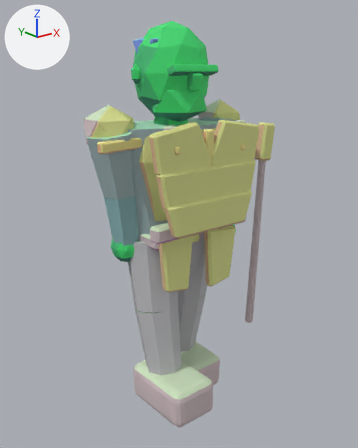
A saved change to the glTF model assets/exports/npc/npc_guard_up_r_v01.glb.
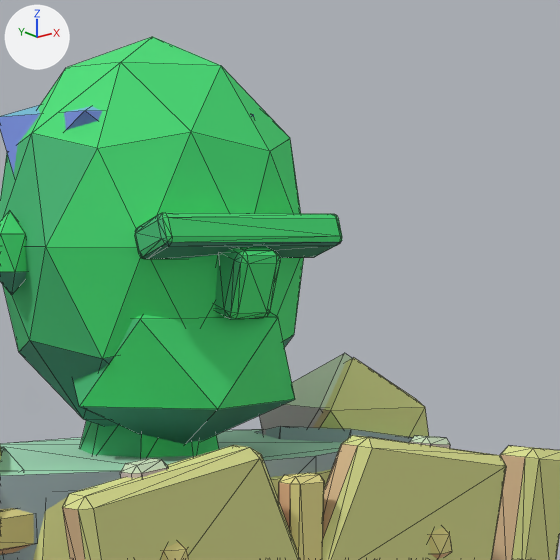
Each version appears first whole from a 50 mm lens placed at (-1.561, -2.018, 1.843), pointed at (0.056, 0.003, 1.035), and next in a close-up on the part from 37% to 76% of the width and 3% to 34% of the height. Arrows for +X, +Y and +Z are at upper left; the lights stay in place. The last two pictures show the newer version. The close-ups show mesh edges as thin lines. Vertices at exactly the same position are counted once.

The first close-up shows 'GEO_npc_guard_up_r_v01'.
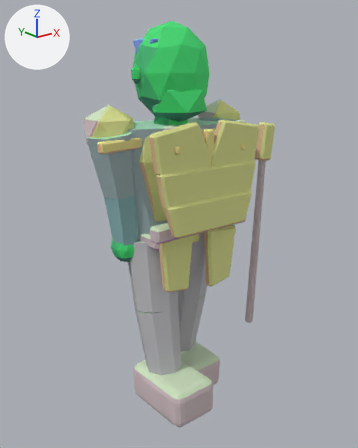
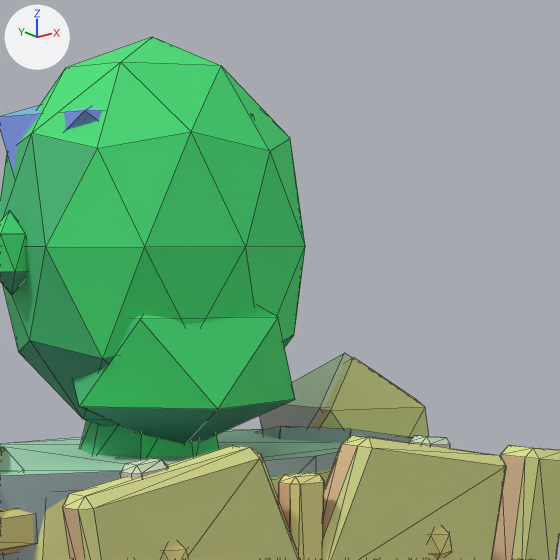
What differs and where, as boxes (x1, y1, x2, y2) in the close-ups (560 x 560 px):
part 1 of me_geo_npc_guard_up_r_v01, deleted (green): before (135, 213, 342, 259)
part 2 of me_geo_npc_guard_up_r_v01, deleted (green): before (215, 247, 280, 319)

What changed in the scene script:
```text
Change me_geo_npc_guard_up_r_v01:
    used by ob_geo_npc_guard_up_r_v01; location = (0.0, 0.0, 0.0)
    remove me_geo_npc_guard_up_r_v01.from_pydata(...)  # 1232 vertices, 2276 faces; spans x -0.48..0.74, y -0.4..0.28, z 0.0..2.06
    add me_geo_npc_guard_up_r_v01.from_pydata(...)  # 1120 vertices, 2060 faces; spans x -0.48..0.74, y -0.4..0.28, z 0.0..2.06
    me_geo_npc_guard_up_r_v01 part 1: the loose piece of 56 vertices spanning x -0.13..0.13, y -0.21..-0.14, z 1.81..1.86 is deleted
    me_geo_npc_guard_up_r_v01 part 2: the loose piece of 56 vertices spanning x -0.03..0.03, y -0.21..-0.15, z 1.74..1.83 is deleted
```
